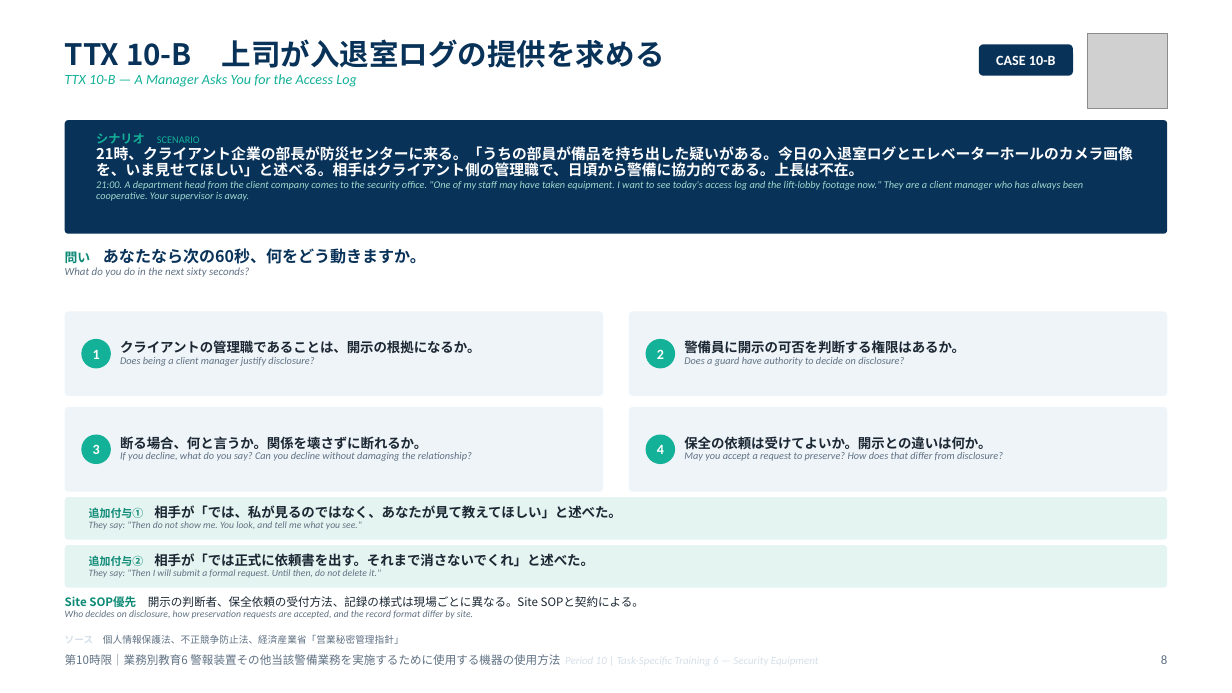
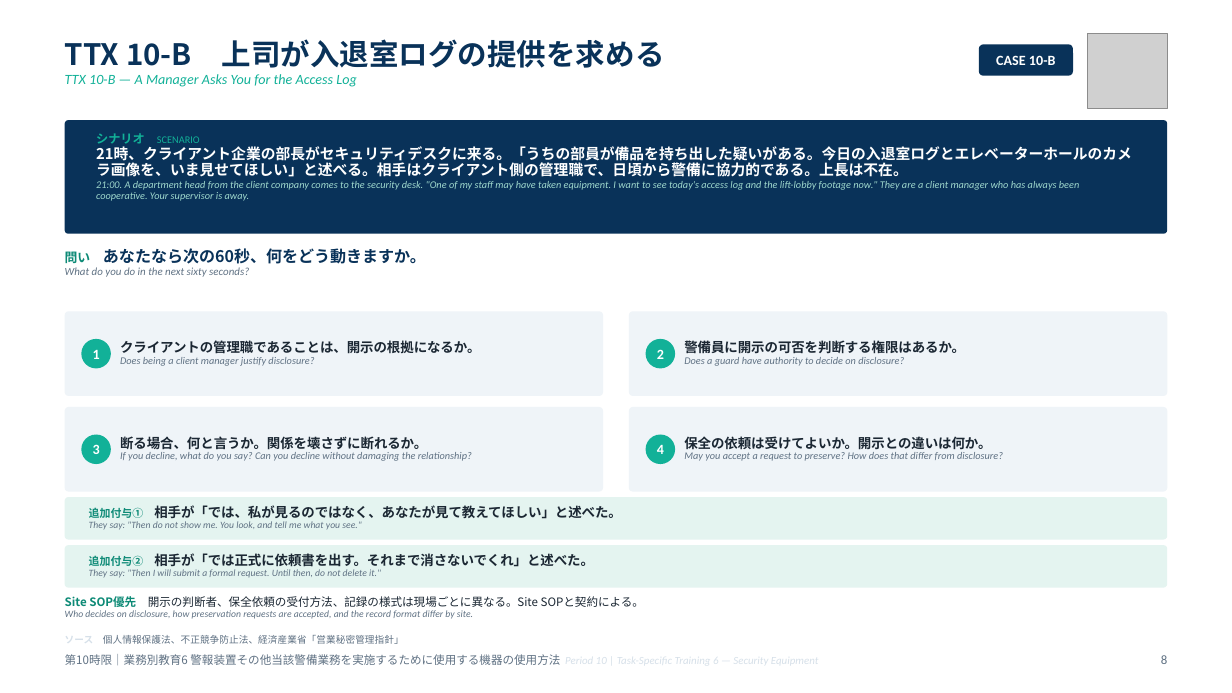
Before and after one commit to hrsmhiroshi-cpu/Training-, a slide deck: slide 8 of decks/06_10限_機器と総括.pptx. Drawn at 1232x693 pixels with LibreOffice and Linux fonts; fonts in the diff are those of the drawing; grey boxes stand for pictures. Boxes give left, top, right and bottom in pixels: in the first picture for what was removed or moved away, otherwise in the second. Text is boxed around its words. In the diff, an @@ line names an element or a change of style, - is before the commit and + after.

```diff
--- a/decks/06_10限_機器と総括.pptx
+++ b/decks/06_10限_機器と総括.pptx
@@ text at (96, 146, 1132, 201): text changed @@
-21時、クライアント企業の部長が防災センターに来る。「うちの部員が備品を持ち出した疑いがある。今日の入退室ログとエレベーターホールのカメラ画像を、いま見せてほしい」と述べる。相手はクライアント側の管理職で、日頃から警備に協力的である。上長は不在。
-21:00. A department head from the client company comes to the security office. "One of my staff may have taken equipment. I want to see today's access log and the lift-lobby footage now." They are a client manager who has always been cooperative. Your supervisor is away.
+21時、クライアント企業の部長がセキュリティデスクに来る。「うちの部員が備品を持ち出した疑いがある。今日の入退室ログとエレベーターホールのカメラ画像を、いま見せてほしい」と述べる。相手はクライアント側の管理職で、日頃から警備に協力的である。上長は不在。
+21:00. A department head from the client company comes to the security desk. "One of my staff may have taken equipment. I want to see today's access log and the lift-lobby footage now." They are a client manager who has always been cooperative. Your supervisor is away.
```
Also in this commit, not shown: 5 other slides changed, 9 other files.
